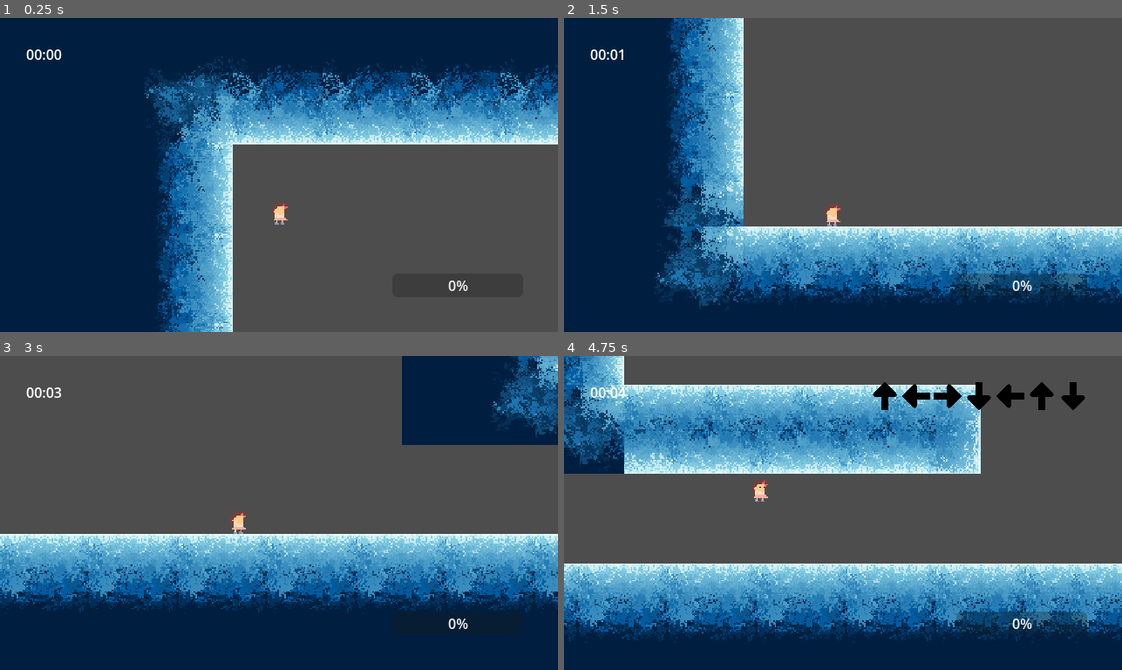
Above: before the commit, frames 1-4 (two rows, left to right).
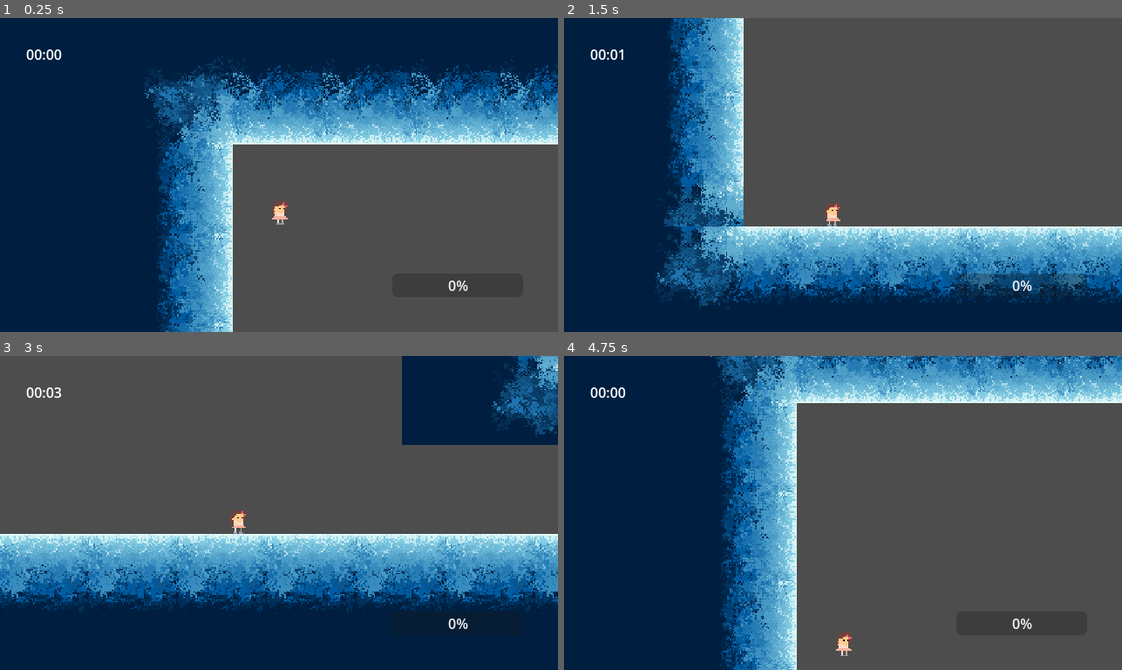
Above: after the commit, the same moments.

Repository: Bitsilisk/speedjam-8
Game: Godot game, scene res://scenes/testbed.tscn
The game is run twice, just before and just after one commit, with the same random seed, the same clock (stepped at 60 frames per second) and the same inputs.
Inputs (mouse positions are in pixels of both pictures, inside the frame that each line leads up to):
- Up to frame 1 (0.25 s): no input
- Up to frame 2 (1.5 s): tap Enter (enter) at 0.5, 1.35 s; move the mouse to (965, 159) at 0.52 s; hold D (move_right) 0.53-1.28 s; hold Shift (flow_release) 0.53-1.28 s; click (965, 159) at 0.67 s; tap Space (jump) at 0.77 s; move the mouse to (731, 190) at 1.27 s; hold Down (down) from 1.28 s (still down)
- Up to frame 3 (3 s): tap Space (jump) at 1.52 s; tap Shift (flow_release) at 1.55 s; move the mouse to (334, 443) at 2.02 s; release Down (down) at 2.03 s; hold D (move_right) 2.03-2.78 s; hold Shift (flow_release) 2.03-2.78 s; move the mouse to (251, 575) at 2.77 s; hold Up (up) from 2.78 s (still down); tap F at 2.85 s; click (251, 575) at 2.92 s
- Up to frame 4 (4.75 s): tap Space (jump) at 3.02, 3.77, 4.52 s; tap Shift (flow_release) at 3.05, 4.35 s; move the mouse to (1010, 560) at 3.52 s; release Up (up) at 3.53 s; hold Shift (flow_release) 3.53-4.28 s; hold Left (left) from 3.53 s (still down); tap Q at 3.6 s; tap R (restart) at 4.15 s; move the mouse to (675, 465) at 4.27 s

The runs differ from the first frame. In frame 1, less than 0.1% of the frame differs, in the area x 48-52%, y 58-66%; in frame 2, less than 0.1%; in frame 3, less than 0.1%; in frame 4, 71%, in the area x 0-100%, y 0-100%.

Commit message:
moved restart to player ui - accessible anywhere, moved to animation player

Diff:
--- a/player_ui.gd
+++ b/player_ui.gd
@@ -10,6 +10,13 @@
 func _ready():
 	timer.start()
 
+func _input(event: InputEvent) -> void:
+	if Input.is_action_just_pressed("restart"):
+		get_tree().paused = false
+		if get_tree().current_scene.has_method('reload_level'):
+			get_parent().current_scene.reload_level()
+		else:
+			get_tree().reload_current_scene()
 
 func _on_timer_timeout() -> void:
 	total_time += 1
--- /dev/null
+++ b/scenes/animation_player.gd
@@ -0,0 +1,34 @@
+extends AnimationPlayer
+
+@onready var player = $".."
+# Called every frame. 'delta' is the elapsed time since the previous frame.
+
+func _process(delta: float) -> void:
+	update_animation()
+
+var fell_down := false
+func update_animation():
+	var dir = sign(Input.get_axis("move_left", "move_right"))
+	if fell_down && dir == 0:
+		play("crying")
+		return
+
+	if player.is_on_floor() && player.forward_raycast.is_colliding():
+		play("fall_right")
+		fell_down = true
+
+		return
+	fell_down = false
+
+	if !player.is_on_floor() && player.flow_release:
+		play('spin')
+	elif !player.is_on_floor():
+		play('air')
+	elif dir == 0:
+		play("idle")
+	elif dir == 1:
+		#flip_h = false
+		play("left")
+	elif dir == -1:
+		#flip_h = true
+		play("right")
--- a/scenes/main_game.gd
+++ b/scenes/main_game.gd
@@ -10,10 +10,10 @@
 var total_time := 0
 var allowed_to_restart = false
 #level_name
-func _input(event: InputEvent) -> void:
-	if Input.is_action_just_pressed("restart") && allowed_to_restart:
-		get_tree().paused = false
-		load_level(level_idx)
+#func _input(event: InputEvent) -> void:
+	#if Input.is_action_just_pressed("restart") && allowed_to_restart:
+		#get_tree().paused = false
+		#load_level(level_idx)
 
 func load_level(idx: int):
 	unload_level()
--- a/scenes/player.gd
+++ b/scenes/player.gd
@@ -94,7 +94,7 @@
 func release_flow():
 	flow_release = Input.is_action_pressed("flow_release")
 
-	if flow_release && player_ui.flow_bar.value > 0.5:
+	if flow_release && player_ui.flow_bar.value > 0.5 && !is_on_floor():
 		heart_particales.emitting = true
 		player_ui.flow_bar.value -= 0.5
 		top_speed += flow_speed_increase_by
--- a/scenes/player.tscn
+++ b/scenes/player.tscn
@@ -1,12 +1,12 @@
-[gd_scene load_steps=51 format=3 uid="uid://domm6pbbbfsyr"]
+[gd_scene load_steps=28 format=3 uid="uid://domm6pbbbfsyr"]
 
 [ext_resource type="Script" path="res://scenes/player.gd" id="1_j1fod"]
 [ext_resource type="Texture2D" uid="uid://cfnju1d77dxus" path="res://assets/sprites/player.png" id="2_5ntw6"]
 [ext_resource type="Script" path="res://addons/phantom_camera/scripts/phantom_camera/phantom_camera_2d.gd" id="2_8elxy"]
 [ext_resource type="Script" path="res://addons/phantom_camera/scripts/resources/tween_resource.gd" id="3_j1ua0"]
+[ext_resource type="Script" path="res://scenes/animation_player.gd" id="3_kuqbb"]
 [ext_resource type="Texture2D" uid="uid://dlhtreyg365bu" path="res://assets/vfx/heart.png" id="4_68m44"]
 [ext_resource type="PackedScene" uid="uid://dyxx0rqk7uwp5" path="res://scenes/player_ui.tscn" id="5_prpfk"]
-[ext_resource type="Script" path="res://scenes/player_animated.gd" id="7_nqhca"]
 
 [sub_resource type="Animation" id="Animation_l1f8a"]
 length = 0.3
@@ -215,10 +215,14 @@
 "update": 1,
 "values": [46, 47, 48]
 }
+
+[sub_resource type="Animation" id="Animation_m7sp1"]
+resource_name = "crying"
 
 [sub_resource type="AnimationLibrary" id="AnimationLibrary_we8nw"]
 _data = {
 "air": SubResource("Animation_l1f8a"),
+"crying": SubResource("Animation_m7sp1"),
 "fall_right": SubResource("Animation_g50t7"),
 "falling_left": SubResource("Animation_nchdu"),
 "idle": SubResource("Animation_fbmr7"),
@@ -265,201 +269,6 @@
 scale_min = 0.0
 alpha_curve = SubResource("CurveTexture_qjo6s")
 
-[sub_resource type="AtlasTexture" id="AtlasTexture_ajn1n"]
-atlas = ExtResource("2_5ntw6")
-region = Rect2(192, 96, 32, 32)
-
-[sub_resource type="AtlasTexture" id="AtlasTexture_qef5t"]
-atlas = ExtResource("2_5ntw6")
-region = Rect2(224, 96, 32, 32)
-
-[sub_resource type="AtlasTexture" id="AtlasTexture_qhn4v"]
-atlas = ExtResource("2_5ntw6")
-region = Rect2(0, 128, 32, 32)
-
-[sub_resource type="AtlasTexture" id="AtlasTexture_ajygg"]
-atlas = ExtResource("2_5ntw6")
-region = Rect2(32, 128, 32, 32)
-
-[sub_resource type="AtlasTexture" id="AtlasTexture_s7bux"]
-atlas = ExtResource("2_5ntw6")
-region = Rect2(128, 96, 32, 32)
-
-[sub_resource type="AtlasTexture" id="AtlasTexture_o6hwn"]
-atlas = ExtResource("2_5ntw6")
-region = Rect2(160, 96, 32, 32)
-
-[sub_resource type="AtlasTexture" id="AtlasTexture_55p0u"]
-atlas = ExtResource("2_5ntw6")
-region = Rect2(0, 0, 32, 32)
-
-[sub_resource type="AtlasTexture" id="AtlasTexture_by62f"]
-atlas = ExtResource("2_5ntw6")
-region = Rect2(32, 0, 32, 32)
-
-[sub_resource type="AtlasTexture" id="AtlasTexture_5ukl1"]
-atlas = ExtResource("2_5ntw6")
-region = Rect2(64, 0, 32, 32)
-
-[sub_resource type="AtlasTexture" id="AtlasTexture_srm8r"]
-atlas = ExtResource("2_5ntw6")
-region = Rect2(96, 0, 32, 32)
-
-[sub_resource type="AtlasTexture" id="AtlasTexture_1j32k"]
-atlas = ExtResource("2_5ntw6")
-region = Rect2(96, 32, 32, 32)
-
-[sub_resource type="AtlasTexture" id="AtlasTexture_ynipi"]
-atlas = ExtResource("2_5ntw6")
-region = Rect2(128, 32, 32, 32)
-
-[sub_resource type="AtlasTexture" id="AtlasTexture_u1jdb"]
-atlas = ExtResource("2_5ntw6")
-region = Rect2(160, 32, 32, 32)
-
-[sub_resource type="AtlasTexture" id="AtlasTexture_h0exf"]
-atlas = ExtResource("2_5ntw6")
-region = Rect2(192, 32, 32, 32)
-
-[sub_resource type="AtlasTexture" id="AtlasTexture_jv7kr"]
-atlas = ExtResource("2_5ntw6")
-region = Rect2(224, 32, 32, 32)
-
-[sub_resource type="AtlasTexture" id="AtlasTexture_dysno"]
-atlas = ExtResource("2_5ntw6")
-region = Rect2(0, 64, 32, 32)
-
-[sub_resource type="AtlasTexture" id="AtlasTexture_asbxk"]
-atlas = ExtResource("2_5ntw6")
-region = Rect2(32, 64, 32, 32)
-
-[sub_resource type="AtlasTexture" id="AtlasTexture_tjq5c"]
-atlas = ExtResource("2_5ntw6")
-region = Rect2(64, 64, 32, 32)
-
-[sub_resource type="AtlasTexture" id="AtlasTexture_l8su2"]
-atlas = ExtResource("2_5ntw6")
-region = Rect2(32, 160, 32, 32)
-
-[sub_resource type="AtlasTexture" id="AtlasTexture_kati6"]
-atlas = ExtResource("2_5ntw6")
-region = Rect2(64, 160, 32, 32)
-
-[sub_resource type="AtlasTexture" id="AtlasTexture_fjwwa"]
-atlas = ExtResource("2_5ntw6")
-region = Rect2(96, 160, 32, 32)
-
-[sub_resource type="AtlasTexture" id="AtlasTexture_0mse4"]
-atlas = ExtResource("2_5ntw6")
-region = Rect2(128, 160, 32, 32)
-
-[sub_resource type="AtlasTexture" id="AtlasTexture_hgi82"]
-atlas = ExtResource("2_5ntw6")
-region = Rect2(160, 160, 32, 32)
-
-[sub_resource type="SpriteFrames" id="SpriteFrames_iofmc"]
-animations = [{
-"frames": [{
-"duration": 1.0,
-"texture": SubResource("AtlasTexture_ajn1n")
-}, {
-"duration": 1.0,
-"texture": SubResource("AtlasTexture_qef5t")
-}, {
-"duration": 1.0,
-"texture": SubResource("AtlasTexture_qhn4v")
-}, {
-"duration": 1.0,
-"texture": SubResource("AtlasTexture_ajygg")
-}],
-"loop": true,
-"name": &"crying",
-"speed": 8.0
-}, {
-"frames": [{
-"duration": 1.0,
-"texture": SubResource("AtlasTexture_s7bux")
-}, {
-"duration": 1.0,
-"texture": SubResource("AtlasTexture_s7bux")
-}, {
-"duration": 1.0,
-"texture": SubResource("AtlasTexture_s7bux")
-}, {
-"duration": 1.0,
-"texture": SubResource("AtlasTexture_o6hwn")
-}],
-"loop": false,
-"name": &"falling",
-"speed": 8.0
-}, {
-"frames": [{
-"duration": 1.0,
-"texture": SubResource("AtlasTexture_55p0u")
-}, {
-"duration": 1.0,
-"texture": SubResource("AtlasTexture_by62f")
-}, {
-"duration": 1.0,
-"texture": SubResource("AtlasTexture_5ukl1")
-}, {
-"duration": 1.0,
-"texture": SubResource("AtlasTexture_srm8r")
-}],
-"loop": true,
-"name": &"idle",
-"speed": 8.0
-}, {
-"frames": [{
-"duration": 1.0,
-"texture": SubResource("AtlasTexture_1j32k")
-}, {
-"duration": 1.0,
-"texture": SubResource("AtlasTexture_ynipi")
-}, {
-"duration": 1.0,
-"texture": SubResource("AtlasTexture_u1jdb")
-}, {
-"duration": 1.0,
-"texture": SubResource("AtlasTexture_h0exf")
-}, {
-"duration": 1.0,
-"texture": SubResource("AtlasTexture_jv7kr")
-}, {
-"duration": 1.0,
-"texture": SubResource("AtlasTexture_dysno")
-}, {
-"duration": 1.0,
-"texture": SubResource("AtlasTexture_asbxk")
-}, {
-"duration": 1.0,
-"texture": SubResource("AtlasTexture_tjq5c")
-}],
-"loop": true,
-"name": &"skating",
-"speed": 8.0
-}, {
-"frames": [{
-"duration": 1.0,
-"texture": SubResource("AtlasTexture_l8su2")
-}, {
-"duration": 1.0,
-"texture": SubResource("AtlasTexture_kati6")
-}, {
-"duration": 1.0,
-"texture": SubResource("AtlasTexture_fjwwa")
-}, {
-"duration": 1.0,
-"texture": SubResource("AtlasTexture_0mse4")
-}, {
-"duration": 1.0,
-"texture": SubResource("AtlasTexture_hgi82")
-}],
-"loop": true,
-"name": &"spin",
-"speed": 8.0
-}]
-
 [node name="Player" type="CharacterBody2D" groups=["player"]]
 collision_mask = 5
 script = ExtResource("1_j1fod")
@@ -469,7 +278,6 @@
 coyote_amount = 0.1
 
 [node name="Sprite2D" type="Sprite2D" parent="."]
-visible = false
 texture_filter = 1
 texture = ExtResource("2_5ntw6")
 hframes = 8
@@ -496,6 +304,7 @@
 libraries = {
 "": SubResource("AnimationLibrary_we8nw")
 }
+script = ExtResource("3_kuqbb")
 
 [node name="CollisionShape2D" type="CollisionShape2D" parent="."]
 position = Vector2(0.5, 6)
@@ -525,8 +334,3 @@
 target_position = Vector2(16, 0)
 
 [node name="player_ui" parent="." instance=ExtResource("5_prpfk")]
-
-[node name="AnimatedSprite2D" type="AnimatedSprite2D" parent="."]
-sprite_frames = SubResource("SpriteFrames_iofmc")
-animation = &"falling"
-script = ExtResource("7_nqhca")
--- a/scenes/player_ui.tscn
+++ b/scenes/player_ui.tscn
@@ -40,6 +40,7 @@
 script = ExtResource("2_ysbhn")
 
 [node name="HBoxContainer" type="HBoxContainer" parent="hud/MarginContainer/combo_container"]
+visible = false
 layout_mode = 2
 size_flags_horizontal = 8
 size_flags_vertical = 0
--- a/scenes/testbed.tscn
+++ b/scenes/testbed.tscn
@@ -1793,6 +1793,7 @@
 [node name="Camera2D" type="Camera2D" parent="."]
 physics_interpolation_mode = 1
 position = Vector2(-415, -48)
+zoom = Vector2(1.6, 1.6)
 metadata/_edit_lock_ = true
 
 [node name="PhantomCameraHost" type="Node" parent="Camera2D"]
